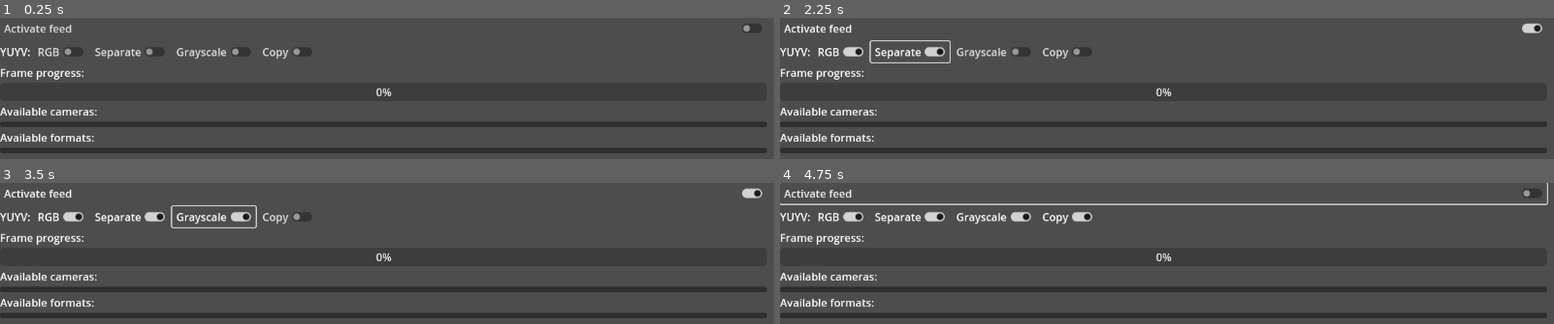
Above: before the commit, frames 1-4 (two rows, left to right).
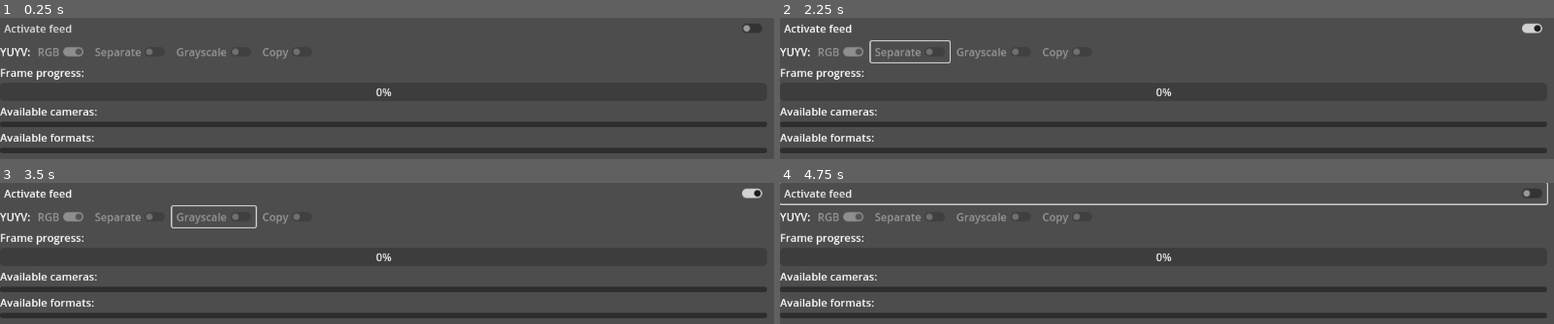
Above: after the commit, the same moments.

Repository: pkowal1982/CameraTest
Game: Godot game, scene res://CameraTest.tscn
Same seed, same stepped clock (60 frames per second), same inputs: the game is played once before the commit and once after it.
Inputs (mouse positions are in pixels of both pictures, inside the frame that each line leads up to):
- Up to frame 1 (0.25 s): no input
- Up to frame 2 (2.25 s): click "Activate feed" at 0.5 s; click (841, 51) at 1.25 s, where only the run before the commit has a clickable "RGB"; click (911, 51) at 2 s, where only the run before the commit has a clickable "Separate"
- Up to frame 3 (3.5 s): click (216, 216) at 2.75 s, where only the run before the commit has a clickable "Grayscale"
- Up to frame 4 (4.75 s): click (1066, 216) at 3.5 s, where only the run before the commit has a clickable "Copy"; click "Activate feed" at 4.25 s

The runs differ from the first frame. In frame 1, 0.8% of the frame differs, in the area x 5-39%, y 20-29%; in frame 2, 0.9%; in frame 3, 1.1%; in frame 4, 1.2%, in the area x 5-41%, y 20-29%.
Error before the commit: Parse Error: Unrecognized annotation: "@uid". (res://CameraTest.gd:1)

Commit message:
Add missing empty line

Diff:
--- a/CameraTest.gd
+++ b/CameraTest.gd
@@ -1,4 +1,3 @@
-@uid("uid://cawewntpsnj1w") # Generated automatically, do not modify.
 extends Node
 
 var cameras: ItemList
@@ -94,6 +93,7 @@
 	for button in yuyv_modes:
 		button.disabled = true
 
+
 func on_format_changed() -> void:
 	print("Format changed")
 
--- a/project.godot
+++ b/project.godot
@@ -12,10 +12,17 @@
 
 config/name="Camera Test"
 run/main_scene="res://CameraTest.tscn"
-config/features=PackedStringArray("4.1")
+config/features=PackedStringArray("4.4")
 config/icon="res://icon.svg"
 
 [display]
 
 window/size/width=1280
 window/size/height=960
+
+[input]
+
+xxx={
+"deadzone": 0.5,
+"events": []
+}
